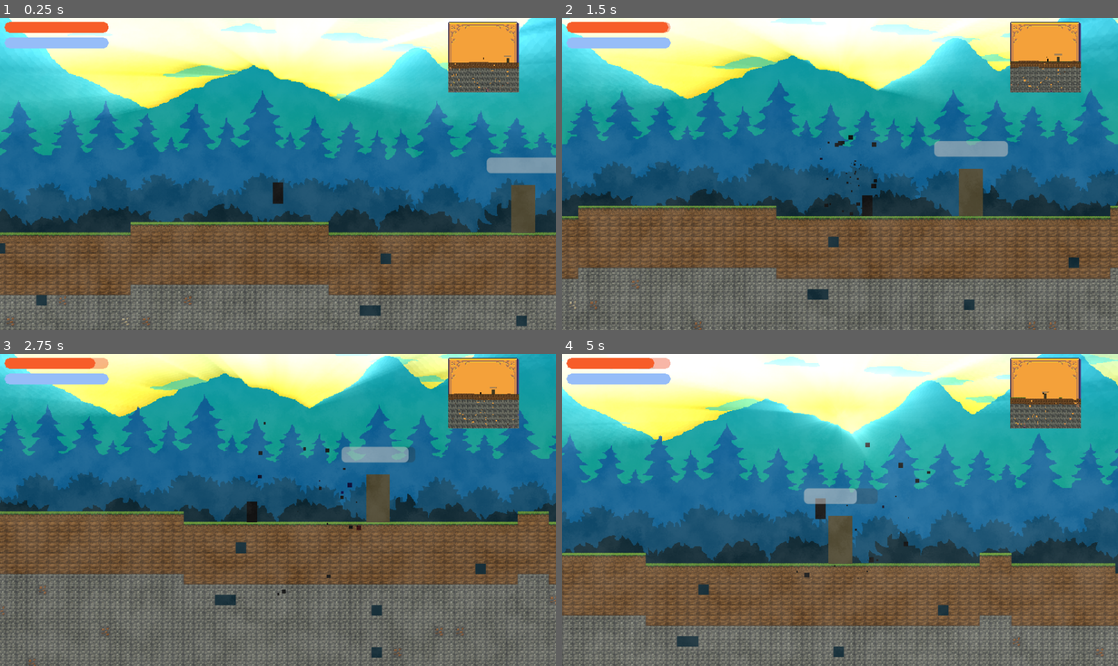
Above: before the commit, frames 1-4 (two rows, left to right).
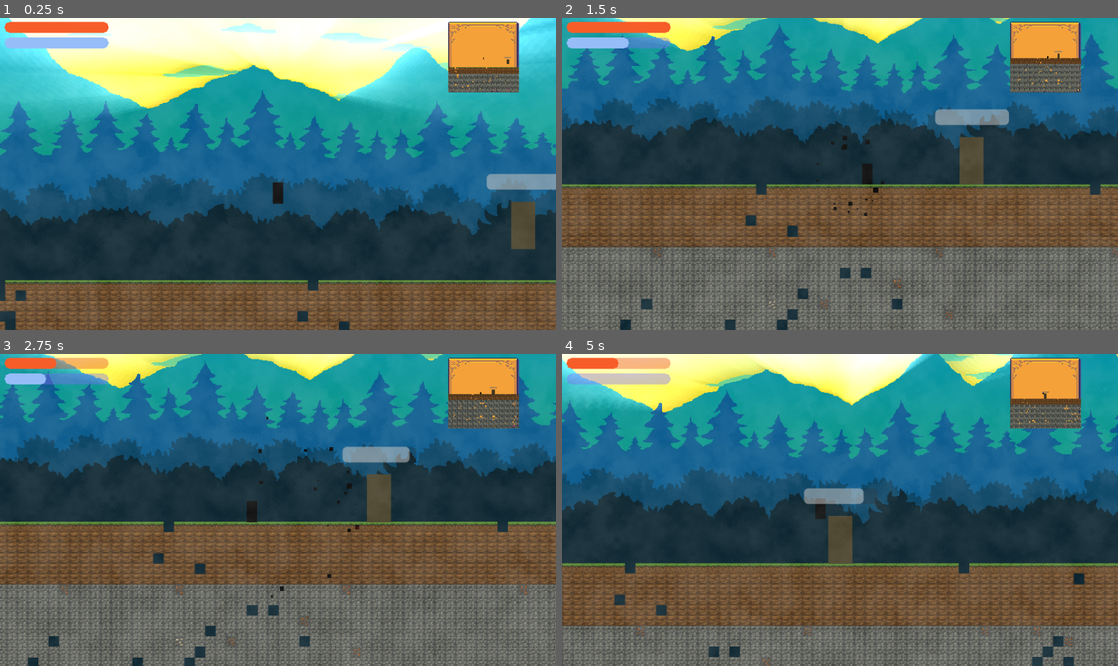
Above: after the commit, the same moments.

Repository: terriblepanic/first-game
Game: Godot game, scene res://scenes/Main.tscn
The game is run twice, just before and just after one commit, with the same random seed, the same clock (stepped at 60 frames per second) and the same inputs.
Inputs (mouse positions are in pixels of both pictures, inside the frame that each line leads up to):
- Up to frame 1 (0.25 s): no input
- Up to frame 2 (1.5 s): move the mouse to (962, 158) at 0.52 s; hold D (move_right) from 0.53 s (still down); click (962, 158) at 0.6 s; tap Space (jump) at 0.77 s; move the mouse to (728, 189) at 1.27 s; click (728, 189) at 1.35 s
- Up to frame 3 (2.75 s): tap Space (jump) at 1.52 s; move the mouse to (333, 441) at 2.02 s; release D (move_right) at 2.03 s; hold A (move_left) from 2.03 s (still down); right-click (333, 441) at 2.1 s; click (333, 441) at 2.3 s
- Up to frame 4 (5 s): move the mouse to (812, 572) at 2.77 s; release A (move_left) at 2.78 s; hold D (move_right) 2.78-4.28 s; click (812, 572) at 2.85 s; tap Space (jump) at 3.02, 3.77, 4.52 s; move the mouse to (1006, 556) at 3.52 s; click (1006, 556) at 3.6 s; move the mouse to (673, 463) at 4.27 s; hold A (move_left) from 4.28 s (still down); right-click (673, 463) at 4.35 s; click (673, 463) at 4.55 s

The runs differ from the first frame. In frame 1, 33% of the frame differs, in the area x 0-100%, y 12-100%; in frame 2, 72%, in the area x 0-100%, y 0-100%; in frame 3, 46%; in frame 4, 53%.

Commit message:
Death, use mana, regen mana

Diff:
--- a/scenes/Main.tscn
+++ b/scenes/Main.tscn
@@ -197,7 +197,7 @@
 grow_vertical = 2
 
 [node name="WorldMap" type="TileMapLayer" parent="."]
-position = Vector2(-591, -480)
+position = Vector2(-2481, -416)
 tile_set = ExtResource("14_mwfav")
 
 [node name="HUDLayer" type="CanvasLayer" parent="."]
@@ -338,3 +338,22 @@
 size_flags_stretch_ratio = 0.14
 texture = ExtResource("18_bb450")
 stretch_mode = 3
+
+[node name="DeathLabel" type="Label" parent="HUDLayer"]
+visible = false
+anchors_preset = 8
+anchor_left = 0.5
+anchor_top = 0.5
+anchor_right = 0.5
+anchor_bottom = 0.5
+offset_left = -47.0
+offset_top = -11.5
+offset_right = 47.0
+offset_bottom = 11.5
+grow_horizontal = 2
+grow_vertical = 2
+theme_override_colors/font_color = Color(1, 0, 0, 1)
+theme_override_colors/font_shadow_color = Color(0, 0, 0, 1)
+theme_override_colors/font_outline_color = Color(0, 0, 0, 1)
+theme_override_font_sizes/font_size = 30
+text = "Вы умерли!"
--- a/scripts/enemy.gd
+++ b/scripts/enemy.gd
@@ -2,7 +2,7 @@
 
 @export var max_health := 10
 @export var attack_cooldown := 2.0
-@export var attack_damage := 10
+@export var attack_damage := 50
 
 @onready var health_bar        = $HPBar/ProgressBar
 @onready var health_bar_timer  = $HealthBarTimer
--- a/scripts/mini_map_viewport.gd
+++ b/scripts/mini_map_viewport.gd
@@ -12,4 +12,5 @@
 # Called every frame. 'delta' is the elapsed time since the previous frame.
 func _process(_delta: float) -> void:
 	# Let camera move with player
-	camera_node.position = player_node.position
+	if is_instance_valid(player_node):
+		camera_node.position = player_node.position
--- a/scripts/player.gd
+++ b/scripts/player.gd
@@ -6,10 +6,12 @@
 @export var gravity: float = 1200.0
 @export var attack_cooldown: float = 0.2
 @export var max_health: int = 100
-@export var max_mana: int = 50
+@export var max_mana: float = 50
+@export var mana_regen_rate: float = 5.0
 
 signal health_changed(value: int, max_value: int)
 signal mana_changed(value: int, max_value: int)
+signal player_died
 
 @onready var attack_area: Area2D = $AttackArea
 @onready var attack_animation: GPUParticles2D = $AttackAnimation
@@ -17,11 +19,15 @@
 @onready var take_damage_animation: GPUParticles2D = $TakeDamageAnimation
 @onready var world_map := get_parent()  # узел мира
 @onready var inventory: Inventory = $"../HUDLayer/Inventory" # или путь к вашему Inventory
+@onready var death_label: Label = $"../HUDLayer/DeathLabel"
+
 
 var _attack_timer: float = 0.0
 var _is_attacking: bool = false
 var health: int = max_health
-var mana: int = max_mana
+var mana: float = max_mana
+var mana_regen_delay := 2.0
+var mana_regen_timer := 0.0
 
 # индекс текущего quick-слота
 var selected_slot: int = 0
@@ -30,7 +36,7 @@
 	attack_area.monitoring = false
 	attack_area.body_entered.connect(_on_attack_area_body_entered)
 	emit_signal("health_changed", health, max_health)
-	emit_signal("mana_changed", mana, max_mana)
+	emit_signal("mana_changed", int(mana), max_mana)
 
 func _physics_process(delta: float) -> void:
 	# движение и гравитация
@@ -56,6 +62,7 @@
 	if Input.is_action_just_pressed("place_block"):
 		_place_selected_block()
 
+	mana_regen(delta)
 	move_and_slide()
 
 func perform_attack() -> void:
@@ -66,6 +73,8 @@
 	attack_area.monitoring = true
 
 func _on_attack_area_body_entered(body: Node) -> void:
+	if body == self:
+		return
 	if body.has_method("take_damage"):
 		body.take_damage(1)
 
@@ -73,12 +82,54 @@
 	health = clamp(health - amount, 0, max_health)
 	take_damage_animation.restart()
 	emit_signal("health_changed", health, max_health)
+
 	if health == 0:
-		queue_free()  # или ваша логика смерти
+		_die()
+
+
+func _die() -> void:
+	set_process(false)
+	hide()
+
+	if is_instance_valid(death_label):
+		death_label.text = "Вы умерли!"
+		death_label.visible = true
+
+	await get_tree().create_timer(2).timeout
+
+	if is_instance_valid(death_label):
+		death_label.visible = false
+
+	respawn()
+
+
+func respawn() -> void:
+	# Задай координаты спавна вручную, или сделай export var spawn_position
+	global_position = Vector2(100, 100)  # ← укажи нужную точку
+	health = max_health
+	mana = max_mana
+	emit_signal("health_changed", health, max_health)
+	emit_signal("mana_changed", int(mana), max_mana)
+	show()
+	set_process(true)    # удаляем после задержки
 
 func use_mana(amount: int) -> void:
 	mana = clamp(mana - amount, 0, max_mana)
-	emit_signal("mana_changed", mana, max_mana)
+	emit_signal("mana_changed", int(mana), max_mana)
+	mana_regen_timer = mana_regen_delay
+
+func mana_regen(delta: float) -> void:
+	if mana >= max_mana:
+		return
+
+	if mana_regen_timer > 0.0:
+		mana_regen_timer -= delta
+	else:
+		var previous_mana := int(mana)
+		mana = clamp(mana + mana_regen_rate * delta, 0, max_mana)
+		if int(mana) != previous_mana:
+			emit_signal("mana_changed", int(mana), max_mana)
+
 
 func _get_selected_item() -> Item:
 	if inventory and selected_slot >= 0 and selected_slot < inventory.items.size():
@@ -94,8 +145,11 @@
 			var block_item := BlockItem.new()
 			block_item.terrain_id = terrain_id
 			inventory.add_item(block_item)
+	elif mana >= 10:
+		use_mana(10)
+		perform_attack()
 	else:
-		perform_attack()
+		pass
 
 func _place_selected_block() -> void:
 	var item := _get_selected_item()
--- a/scripts/world_map.gd
+++ b/scripts/world_map.gd
@@ -62,6 +62,7 @@
 	if world_tiles:
 		tilemap.tile_set = world_tiles
 	_process(0.0)
+	player.player_died.connect(_on_player_died)
 
 func _init_noises() -> void:
 	var noise_seed: int = randi()  # переименовали, чтобы не тенью встроенную seed()
@@ -122,7 +123,12 @@
 
 func _process(_delta: float) -> void:
 	var tile_size: float = tilemap.tile_set.tile_size.x
+
+	if !is_instance_valid(player):
+		return
+
 	var player_cell: int = int(player.position.x / tile_size)
+
 	@warning_ignore("integer_division")
 	var current_ci: int  = int(player_cell / chunk_width)   # целочисленное деление без предупреждений
 
@@ -167,3 +173,6 @@
 	var local: Vector2 = tilemap.to_local(global_pos)
 	var ts: Vector2    = tilemap.tile_set.tile_size
 	return Vector2i(floor(local.x / ts.x), floor(local.y / ts.y))
+
+func _on_player_died():
+	player = null
